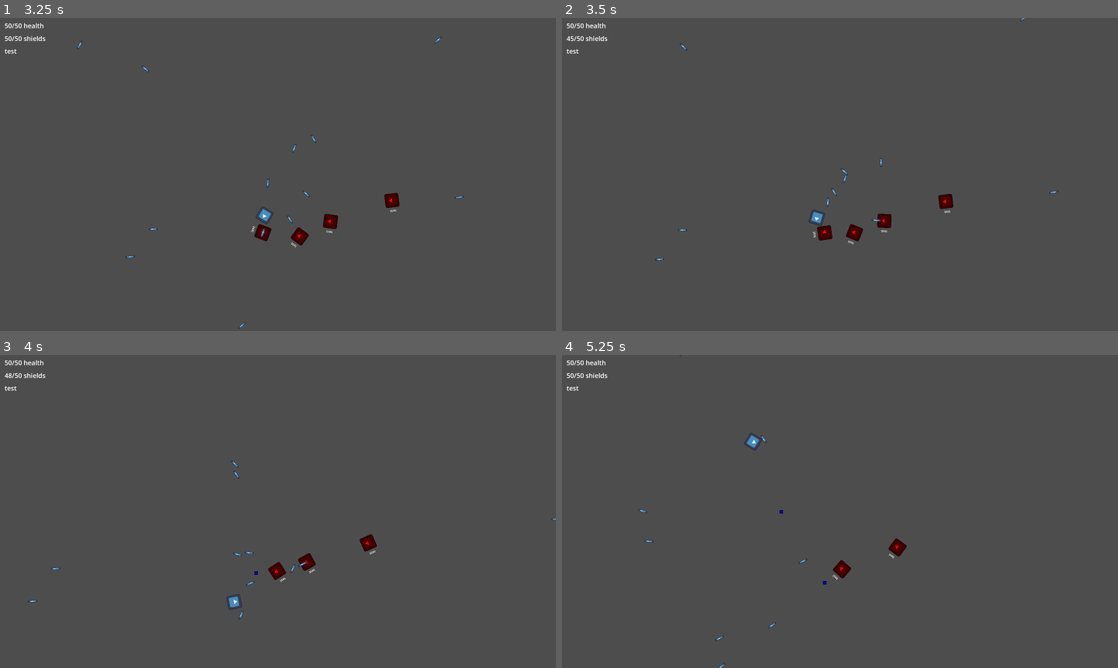
Above: before the commit, frames 1-4 (two rows, left to right).
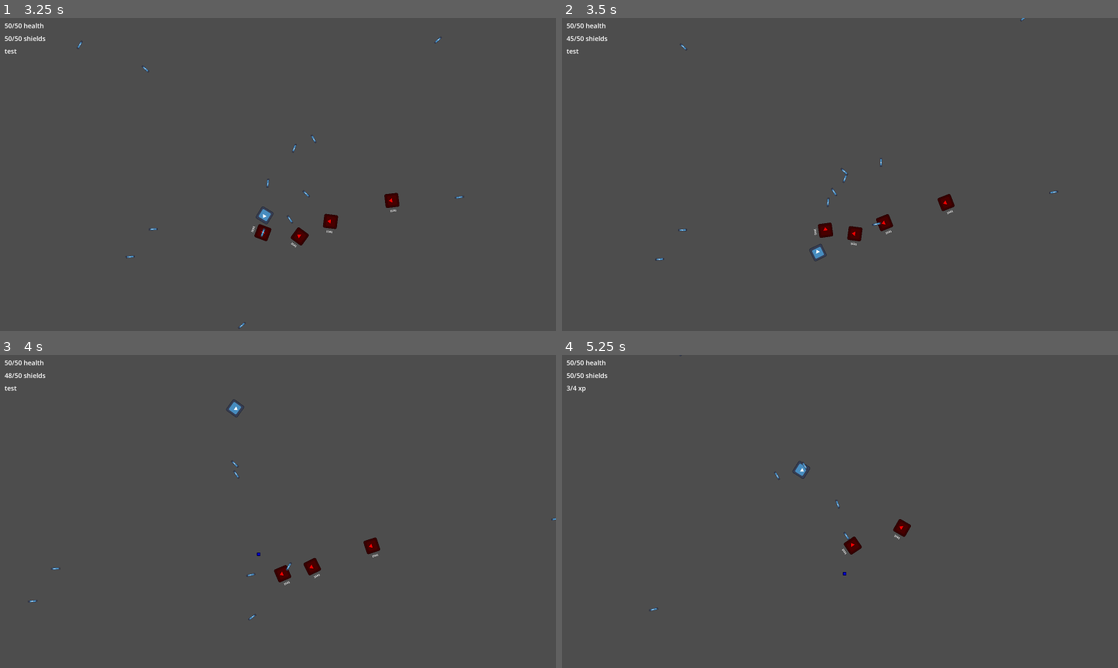
Above: after the commit, the same moments.

Repository: flappybird787/Nova-Pulse
Game: Godot game, scene res://scenes/test_scene.tscn
Two runs of this game, one before a commit and one after it. Both use one fixed random seed, a clock stepped at 60 frames per second and the inputs below. The engine's default icon, where the game draws it, is replaced by a stand-in: a white triangle on a blue panel in a dark square.
Inputs (mouse positions are in pixels of both pictures, inside the frame that each line leads up to):
- Up to frame 1 (3.25 s): move the mouse to (400, 158) at 0.52 s; hold D (move_right) 0.53-1.28 s; hold F (primary_attack) 0.53-1.28 s; move the mouse to (166, 190) at 1.27 s; hold A (move_left) 1.28-2.03 s; tap F (primary_attack) at 1.35, 2.85 s; move the mouse to (333, 105) at 2.02 s; hold D (move_right) 2.03-2.78 s; hold F (primary_attack) 2.03-2.78 s; move the mouse to (250, 237) at 2.77 s; hold W (move_up) from 2.78 s (still down)
- Up to frame 2 (3.5 s): keep holding W (move_up)
- Up to frame 3 (4 s): move the mouse to (444, 558) at 3.52 s; release W (move_up) at 3.53 s; hold A (move_left) from 3.53 s (still down); hold F (primary_attack) from 3.53 s (still down)
- Up to frame 4 (5.25 s): keep holding A (move_left); move the mouse to (673, 464) at 4.27 s; release F (primary_attack) at 4.28 s; tap F (primary_attack) at 4.35 s; move the mouse to (867, 511) at 5.02 s; hold F (primary_attack) from 5.03 s (still down)

Frame 1 is identical in both runs. In frame 2, 0.4% of the frame differs, in the area x 44-71%, y 51-78%; in frame 3, 0.6%; in frame 4, 0.8%, in the area x 0-63%, y 9-100%.
Error after the commit: Parse Error: Could not find type "Playershi" in the current scope. (res://scripts/components/collision_manager_component.gd:11)

Commit message:
started adding collisions and limiting speed

Diff:
--- a/prefabs/player_ship.tscn
+++ b/prefabs/player_ship.tscn
@@ -10,6 +10,7 @@
 [ext_resource type="PackedScene" uid="uid://cim1clktyjwwt" path="res://prefabs/missile.tscn" id="8_ksl8n"]
 [ext_resource type="Script" uid="uid://cbckntufcfkox" path="res://scripts/components/gui_manager_component.gd" id="9_gehul"]
 [ext_resource type="PackedScene" uid="uid://cgwrjfokpw8st" path="res://prefabs/upgrade_menu.tscn" id="10_ksl8n"]
+[ext_resource type="Script" uid="uid://fkgpnmup3hiv" path="res://scripts/components/collision_manager_component.gd" id="10_rf2va"]
 
 [sub_resource type="RectangleShape2D" id="RectangleShape2D_yfrvl"]
 size = Vector2(128, 128)
@@ -18,8 +19,8 @@
 size = Vector2(127, 128)
 
 [node name="PlayerShip" type="CharacterBody2D" unique_id=1089880255 node_paths=PackedStringArray("health_component")]
-collision_layer = 198
-collision_mask = 6
+collision_layer = 194
+collision_mask = 2
 script = ExtResource("1_yfrvl")
 health_component = NodePath("HealthComponent")
 
@@ -71,6 +72,12 @@
 xp_label = NodePath("../CanvasLayer/PlayerLabels/PlayerXPLabel")
 player_labels = NodePath("../CanvasLayer/PlayerLabels")
 
+[node name="CollisionManagerComponent" type="Node" parent="." unique_id=981425801 node_paths=PackedStringArray("health_component", "ship_data_component", "ship_body")]
+script = ExtResource("10_rf2va")
+health_component = NodePath("../HealthComponent")
+ship_data_component = NodePath("../ShipDataComponent")
+ship_body = NodePath("..")
+
 [node name="MapEdgeOverflowAreaX" type="Area2D" parent="." unique_id=1097239885]
 collision_layer = 0
 collision_mask = 8
@@ -84,6 +91,14 @@
 collision_mask = 16
 
 [node name="CollisionShape2D" type="CollisionShape2D" parent="MapEdgeOverflowAreaY" unique_id=331480465]
+position = Vector2(0.5, 0)
+shape = SubResource("RectangleShape2D_fto5i")
+
+[node name="ShipCollisionArea" type="Area2D" parent="." unique_id=1811089235]
+collision_layer = 0
+collision_mask = 4
+
+[node name="CollisionShape2D" type="CollisionShape2D" parent="ShipCollisionArea" unique_id=150657875]
 position = Vector2(0.5, 0)
 shape = SubResource("RectangleShape2D_fto5i")
 
@@ -151,5 +166,6 @@
 
 [connection signal="area_entered" from="MapEdgeOverflowAreaX" to="MapEdgeOverflowComponent" method="on_map_edge_overlap_x"]
 [connection signal="area_entered" from="MapEdgeOverflowAreaY" to="MapEdgeOverflowComponent" method="on_map_edge_overlap_y"]
+[connection signal="body_entered" from="ShipCollisionArea" to="CollisionManagerComponent" method="_on_ship_collision_area_body_entered"]
 [connection signal="timeout" from="PrimaryWeaponCooldownTimer" to="PlayerShipControllerComponent" method="_on_timer_timeout"]
 [connection signal="timeout" from="HealingTimer" to="HealthComponent" method="_on_healing_timer_timeout"]
--- /dev/null
+++ b/scripts/components/collision_manager_component.gd
@@ -0,0 +1,28 @@
+extends Node
+class_name CollisionManagerComponent
+
+
+@export var health_component : HealthComponent
+
+@export var ship_data_component : ShipDataComponent
+
+@export var ship_body : CharacterBody2D
+
+@export var ship_controler_component : Playershi
+
+
+func _on_ship_collision_area_body_entered(body: Node2D) -> void:
+	var damage_dealt = body.health_component.max_health + body.health_component.max_shields * (ship_data_component.ship_speed / ship_body.velocity.length())
+
+	body.health_component.deal_damage(damage_dealt)
+
+	# 1. Get the direction
+	var direction = ship_body.velocity.normalized()
+
+	# 2. Calculate the new length
+	var new_length = ship_body.velocity.length() - damage_dealt
+
+	# 3. Combine them
+	ship_data_component.slowed_speed /= new_length
+
+	print("damage dealt: ", damage_dealt)
--- a/scripts/components/player_ship_controller_component.gd
+++ b/scripts/components/player_ship_controller_component.gd
@@ -1,12 +1,11 @@
 extends Node
+class_name  PlayerShipControllerComponent
 
 ## the ship data component for getting ship properties
 @export var ship_data_component : ShipDataComponent
 
 ## the characterbody2d of the ship
 @export var ship_body : CharacterBody2D
-
-@export var attack_instantiator_component : AttackInstantiatorComponent
 
 var velocity : Vector2
 
@@ -28,7 +27,16 @@
 	limit_velocity(ship_data_component.ship_speed)
 
 	ship_body.velocity = velocity
+
 	ship_body.move_and_slide()
+
+
+func apply_collision_speed_penalty(speed):
+	var speed_to_apply = speed
+	var current_speed = ship_body.velocity.length()
+	var new_speed = max(0.0, current_speed - speed_to_apply)
+
+	ship_body.velocity = ship_body.velocity.normalized() * new_speed
 
 
 func get_player_input():
--- a/scripts/components/ship_data_component.gd
+++ b/scripts/components/ship_data_component.gd
@@ -18,6 +18,8 @@
 
 @export var is_player = false
 
+@export var slowed_speed = 1.0
+
 
 func _ready() -> void:
 	if is_player:
Not shown, added: scripts/components/collision_manager_component.gd.uid
